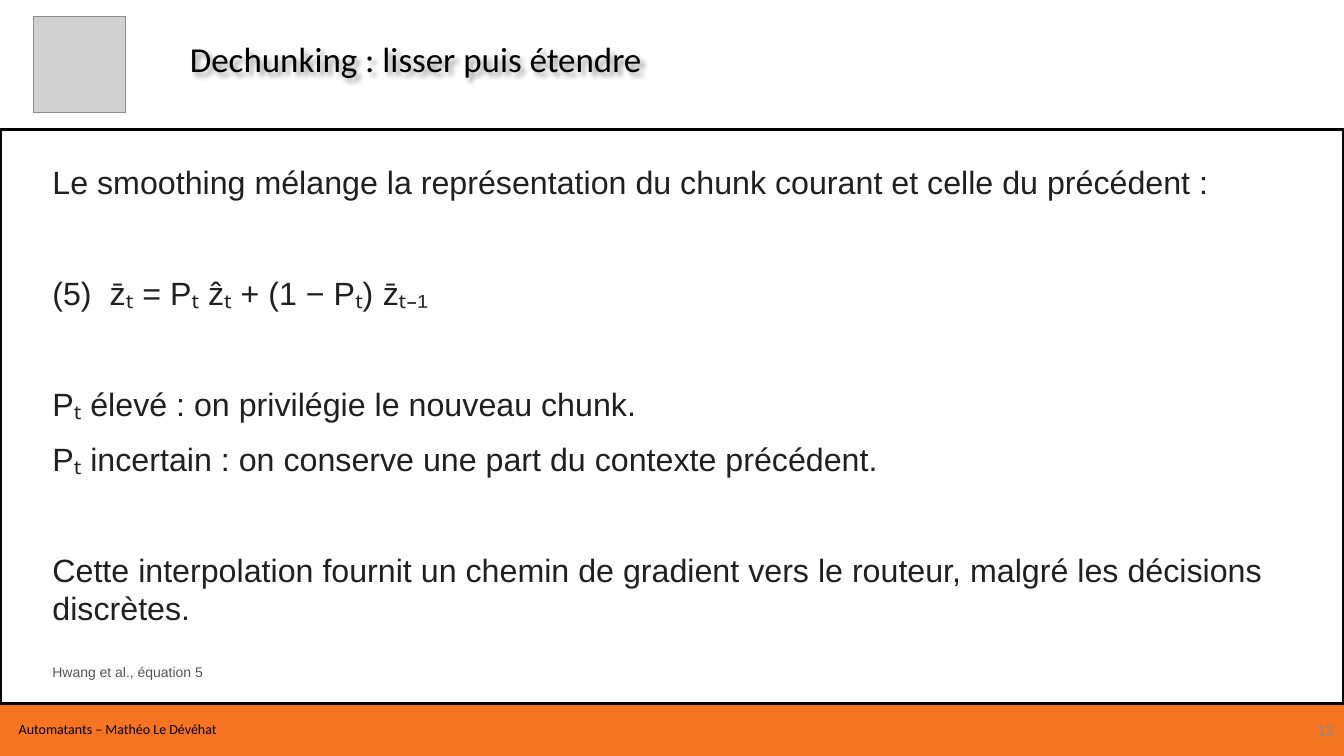
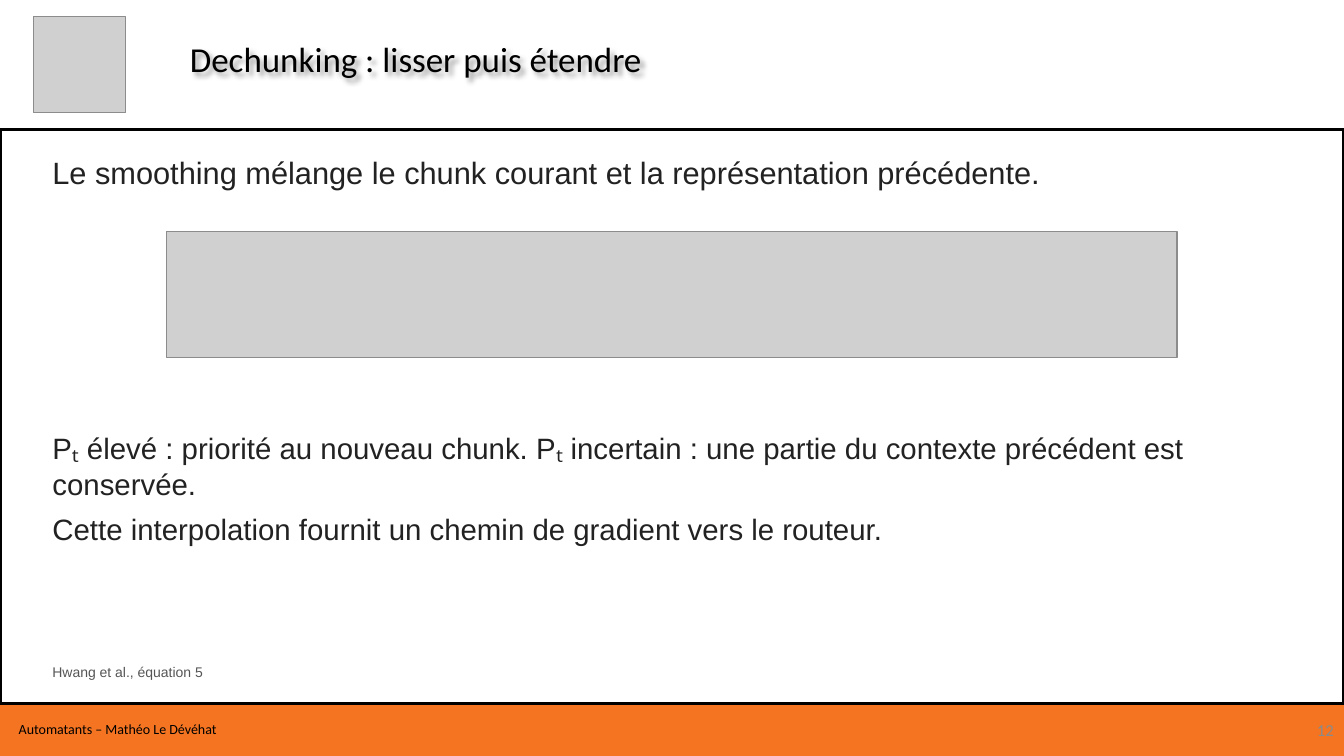
Before and after one commit to Flydexo/research, a slide deck: slide 12 of formation-hnet/Formation H-Net.pptx. Drawn at 1344x756 pixels with LibreOffice and Linux fonts; fonts in the diff are those of the drawing; grey boxes stand for pictures. Boxes give left, top, right and bottom in pixels: in the first picture for what was removed or moved away, otherwise in the second. Text is boxed around its words. In the diff, an @@ line names an element or a change of style, - is before the commit and + after.

```diff
--- a/formation-hnet/Formation H-Net.pptx
+++ b/formation-hnet/Formation H-Net.pptx
@@ text added at [52,161,1039,189], 22 pt, text #222222 @@
+Le smoothing mélange le chunk courant et la représentation précédente.
@@ picture added at [166,232,1177,358] @@
@@ text at [52,437,1183,546]: text changed; size 23 to 21 pt; text colour #202020 to #222222 @@
-Le smoothing mélange la représentation du chunk courant et celle du précédent :
-(5) z̄ₜ = Pₜ ẑₜ + (1 − Pₜ) z̄ₜ₋₁
-Pₜ élevé : on privilégie le nouveau chunk.
-Pₜ incertain : on conserve une part du contexte précédent.
-Cette interpolation fournit un chemin de gradient vers le routeur, malgré les décisions discrètes.
+Pₜ élevé : priorité au nouveau chunk. Pₜ incertain : une partie du contexte précédent est conservée.
+Cette interpolation fournit un chemin de gradient vers le routeur.
```
Also in this commit, not shown: 6 other slides changed, 1 other file.
